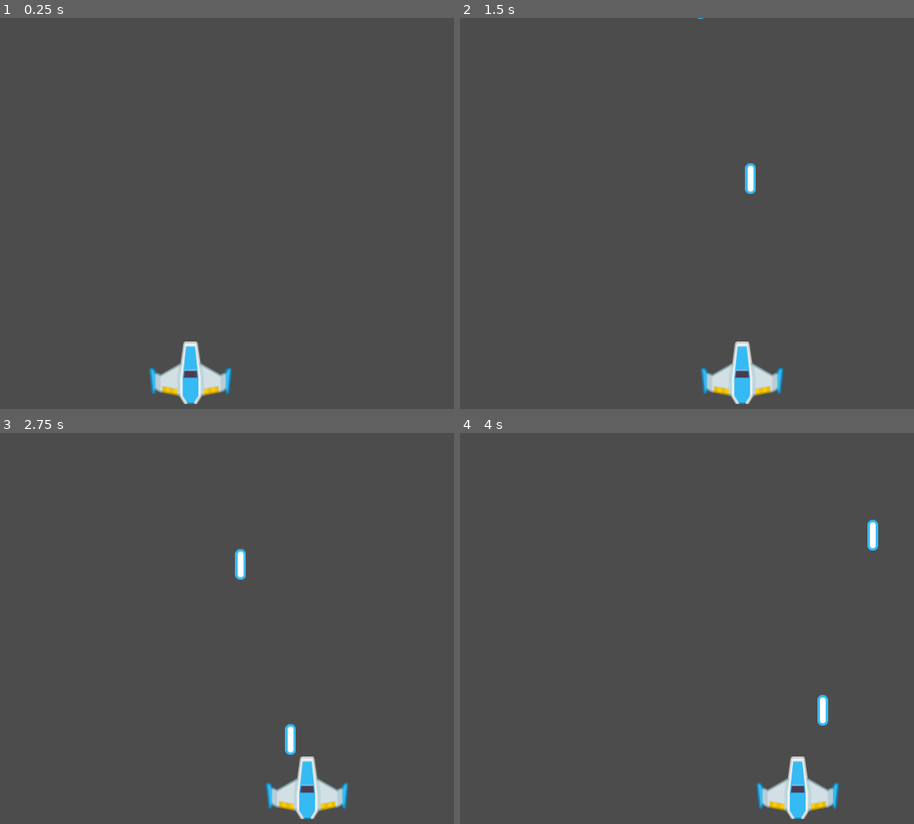
Above: before the commit, frames 1-4 (two rows, left to right).
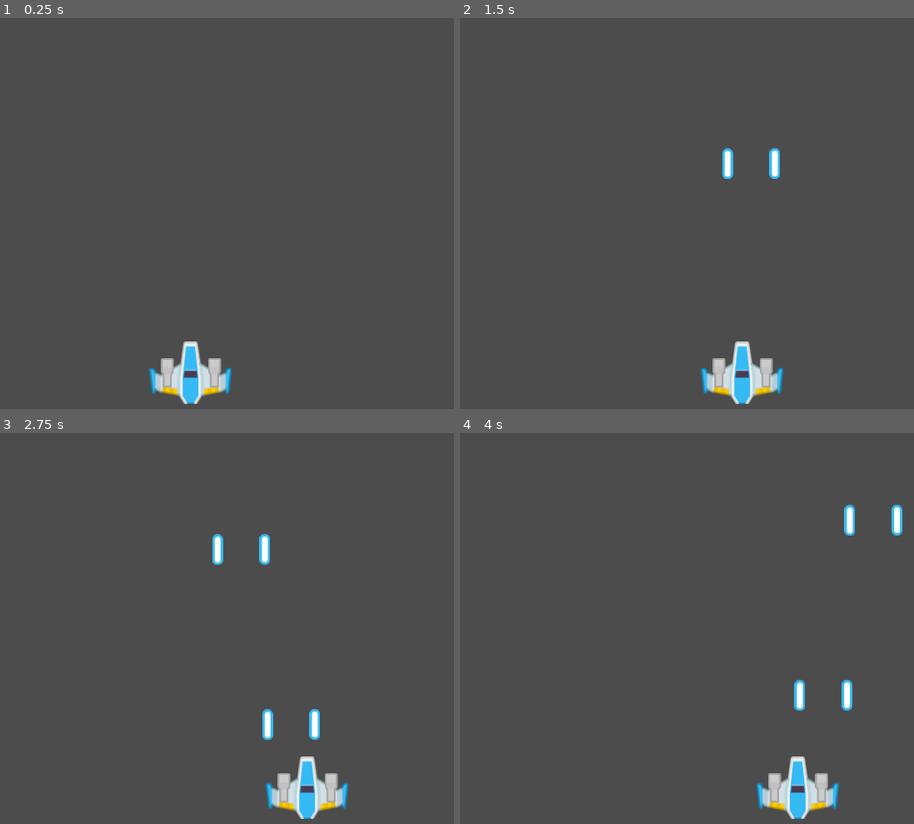
Above: after the commit, the same moments.

Repository: allangrds/Godot-Mobile-Spaceship
Game: Godot game, scene res://scenes/main.tscn
The game is run twice, just before and just after one commit, with the same random seed, the same clock (stepped at 60 frames per second) and the same inputs.
Inputs:
- Up to frame 1 (0.25 s): no input
- Up to frame 2 (1.5 s): tap Enter at 0.5 s; hold Right (ui_right) 0.53-1.28 s; hold Space (shoot) 0.53-1.28 s; hold Left (ui_left) from 1.28 s (still down); tap Space (shoot) at 1.35 s
- Up to frame 3 (2.75 s): release Left (ui_left) at 2.03 s; hold Right (ui_right) from 2.03 s (still down); hold Space (shoot) from 2.03 s (still down)
- Up to frame 4 (4 s): release Space (shoot) at 2.78 s; tap Space (shoot) at 2.85 s; release Right (ui_right) at 3.53 s; hold Left (ui_left) from 3.53 s (still down); hold Space (shoot) from 3.53 s (still down)

The runs differ from the first frame. In frame 1, 0.4% of the frame differs, in the area x 35-49%, y 86-95%; in frame 2, 0.9%; in frame 3, 1.5%, in the area x 46-75%, y 25-95%; in frame 4, 1.4%.

Commit message:
feat(Shoot): add two cannons

Diff:
--- a/scenes/spaceship.gd
+++ b/scenes/spaceship.gd
@@ -1,9 +1,9 @@
 extends KinematicBody2D
 
 const SPEED = 200
+const INTERVAL = .3
 var velocity = Vector2()
 var shoot_model = preload("res://scenes/Shoot.tscn")
-var interval = .3
 var last_shoot = 0
 
 func _physics_process(delta):
@@ -33,10 +33,13 @@
 func shoot_prepare(delta):
 	if Input.is_action_pressed("shoot"):
 		if last_shoot <= 0:
-			var shoot = shoot_model.instance()
-			shoot.position = Vector2(global_position.x, global_position.y)
-			get_node("../").add_child(shoot)
-			last_shoot = interval
+			var cannon_left_position = get_node("Position_cannon_left")
+			var cannon_right_position = get_node("Position_cannon_right")
+
+			shoot_insert(cannon_left_position)
+			shoot_insert(cannon_right_position)
+
+			last_shoot = INTERVAL
 			pass
 		pass
 
@@ -44,3 +47,12 @@
 		last_shoot -= delta
 		pass
 	pass
+
+func shoot_insert(cannon_position):
+	var shoot = shoot_model.instance()
+
+	shoot.position = Vector2(
+		cannon_position.global_position.x,
+		cannon_position.global_position.y
+	)
+	owner.add_child(shoot)
--- a/scenes/spaceship.tscn
+++ b/scenes/spaceship.tscn
@@ -1,7 +1,8 @@
-[gd_scene load_steps=3 format=2]
+[gd_scene load_steps=4 format=2]
 
 [ext_resource path="res://scenes/spaceship.gd" type="Script" id=1]
 [ext_resource path="res://sprites/playerShip1_blue.png" type="Texture" id=2]
+[ext_resource path="res://sprites/Parts/gun00.png" type="Texture" id=3]
 
 [node name="Spaceship" type="KinematicBody2D" index="0"]
 
@@ -14,3 +15,21 @@
 [node name="Sprite" type="Sprite" parent="." index="0"]
 
 texture = ExtResource( 2 )
+
+[node name="Sprite_cannon_left" type="Sprite" parent="." index="1"]
+
+position = Vector2( -27.5847, 0 )
+texture = ExtResource( 3 )
+
+[node name="Sprite_cannon_right" type="Sprite" parent="." index="2"]
+
+position = Vector2( 29, 0 )
+texture = ExtResource( 3 )
+
+[node name="Position_cannon_left" type="Position2D" parent="." index="3"]
+
+position = Vector2( -27.5847, -17.76 )
+
+[node name="Position_cannon_right" type="Position2D" parent="." index="4"]
+
+position = Vector2( 29.0962, -18.1379 )
